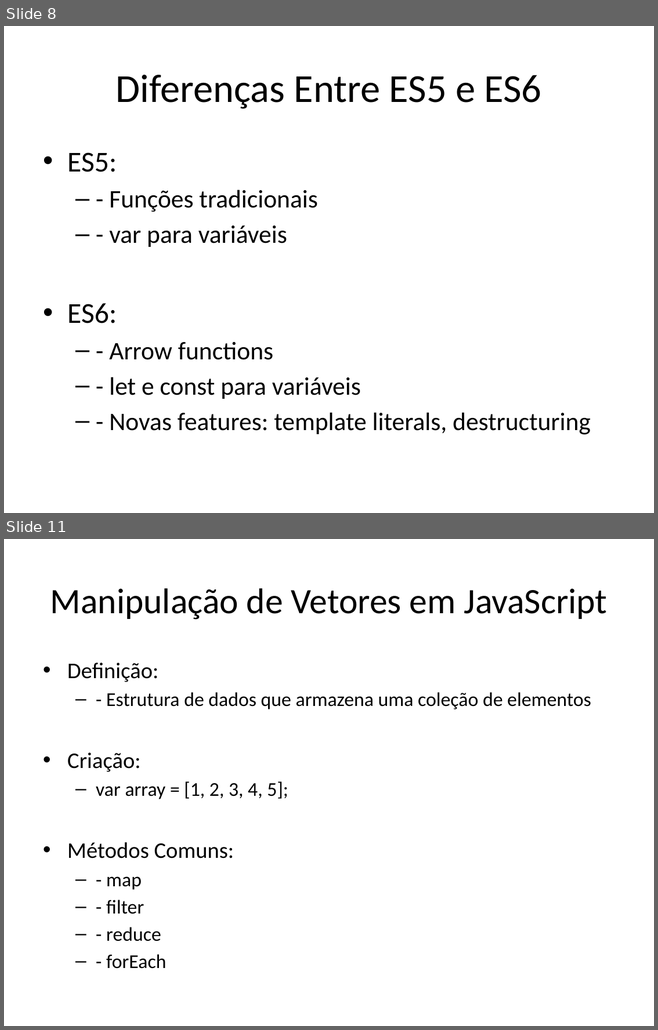
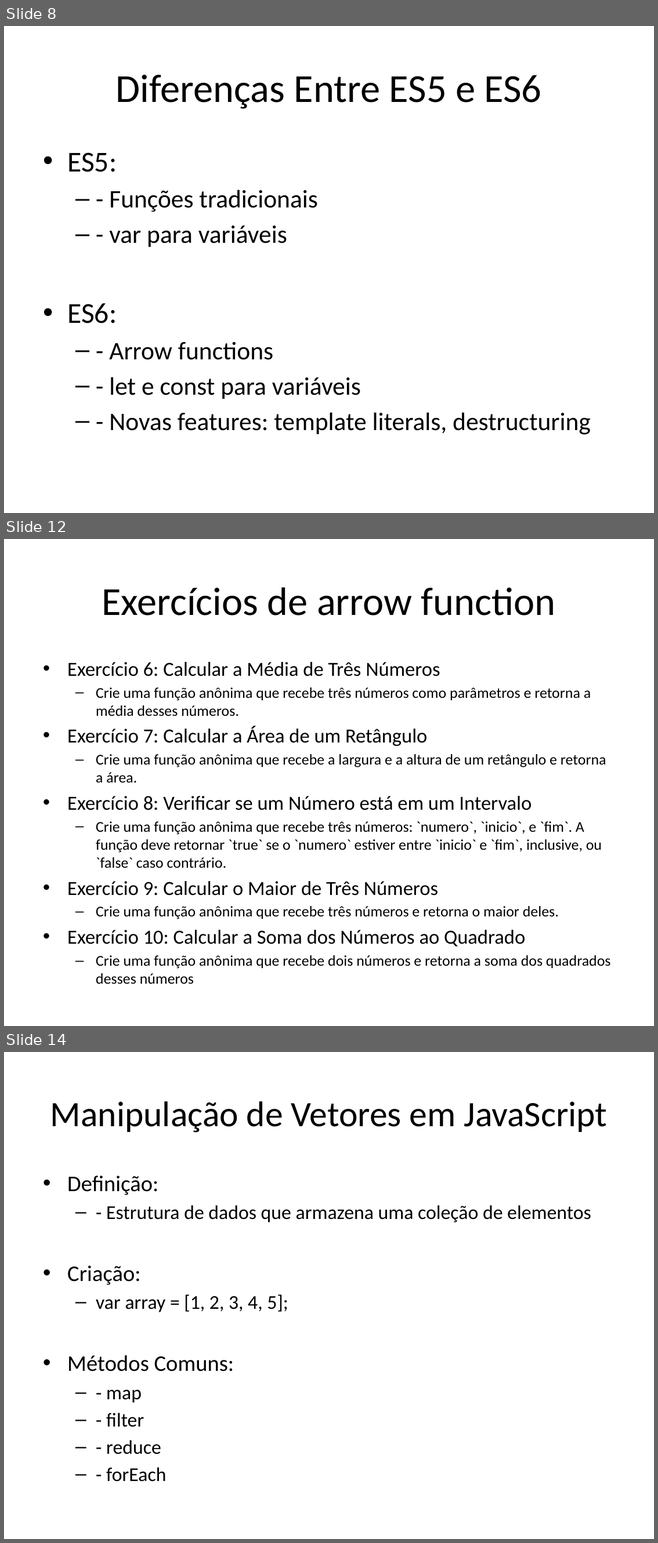
Before and after one commit to dfpires/progcomp2-2024b, a slide deck: ES5e6.pptx. Shown one above the other, each under a label of ours: slides 8 and 11 before the commit, slides 8, 12 and 14 after it; the slides between them are not shown. The pictures are 658x1030 and 658x1543 pixels, drawn with LibreOffice and Linux fonts; fonts in the diff are those of the drawing. Boxes give left, top, right and bottom in pixels: in the first picture for what was removed or moved away, otherwise in the second. Text is boxed around its words. In the diff, an @@ line names an element or a change of style, - is before the commit and + after.

```diff
--- a/ES5e6.pptx
+++ b/ES5e6.pptx
@@ slide 12 added at box(4, 539, 654, 1026), background #FFFFFF @@
@@ title added at box(101, 587, 556, 616), 44 pt, text #000000 @@
+Exercícios de arrow function
@@ text added at box(67, 662, 611, 969), 16.6 pt, text #000000 @@
+• Exercício 6: Calcular a Média de Três Números
+  – Crie uma função anônima que recebe três números como parâmetros e retorna a média desses números.
+• Exercício 7: Calcular a Área de um Retângulo
+  – Crie uma função anônima que recebe a largura e a altura de um retângulo e retorna a área.
+• Exercício 8: Verificar se um Número está em um Intervalo
+  – Crie uma função anônima que recebe três números: `numero`, `inicio`, e `fim`. A função deve retornar `true` se o `numero` estiver entre `inicio` e `fim`, inclusive, ou `false` caso contrário.
+• Exercício 9: Calcular o Maior de Três Números
+  – Crie uma função anônima que recebe três números e retorna o maior deles.
+• Exercício 10: Calcular a Soma dos Números ao Quadrado
+  – Crie uma função anônima que recebe dois números e retorna a soma dos quadrados desses números
@@ what was slide 11 is now slide 14 @@
```
Also in this commit, not shown: 2 slides changed, 8 other slides added.
